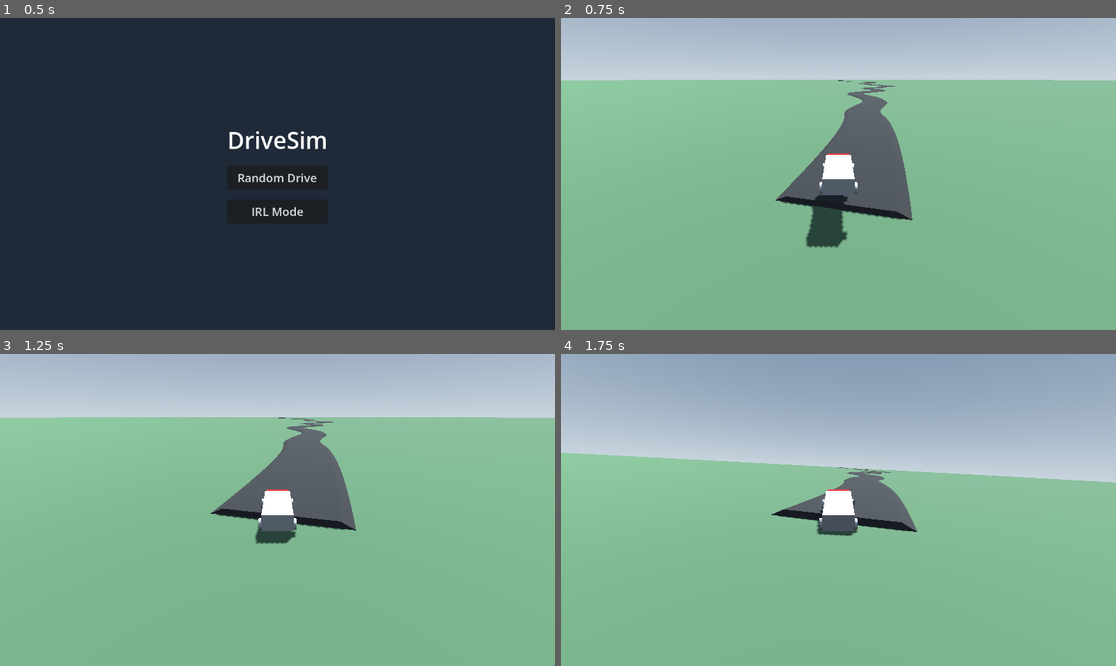
Above: before the commit, frames 1-4 (two rows, left to right).
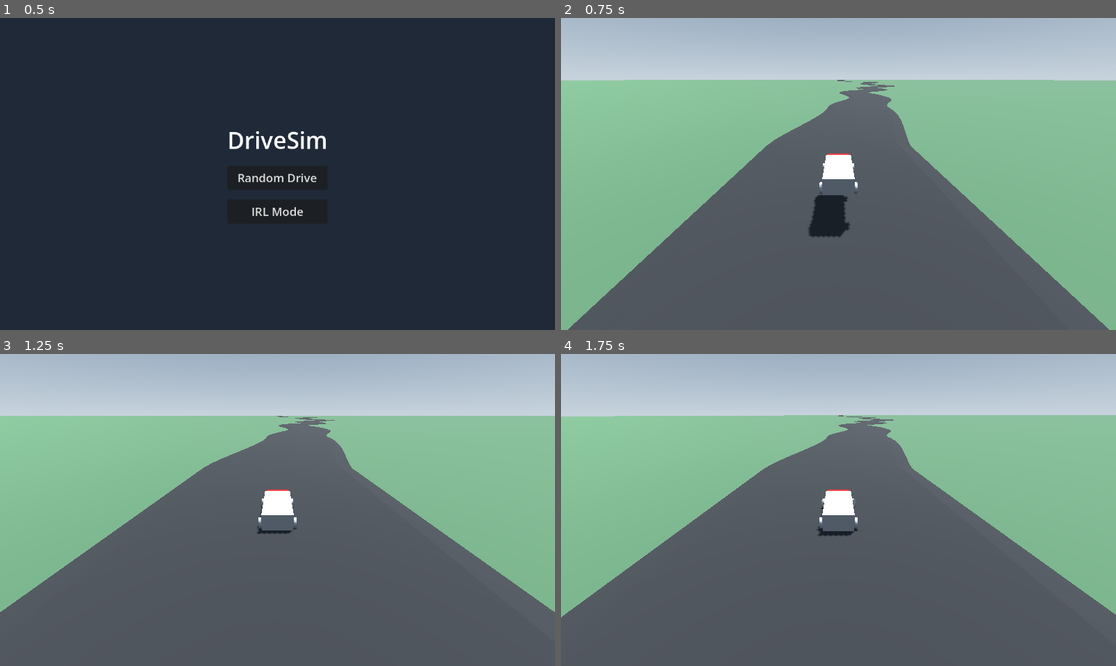
Above: after the commit, the same moments.

Repository: H3AD5H0TPlay/driveSim
Game: Godot game, scene res://scenes/UI/MainMenu.tscn
Same seed, same stepped clock (60 frames per second), same inputs: the game is played once before the commit and once after it.
Inputs:
- Up to frame 1 (0.5 s): no input
- Up to frame 2 (0.75 s): click "Random Drive" at 0.5 s
- Up to frame 3 (1.25 s): no input
- Up to frame 4 (1.75 s): tap Enter (ui_accept) at 1.25, 1.52 s; hold Right (ui_right) from 1.28 s (still down)

Frame 1 is identical in both runs. In frame 2, 34% of the frame differs, in the area x 1-99%, y 19-100%; in frame 3, 45%; in frame 4, 75%, in the area x 0-100%, y 0-100%.

Commit message:
Fix road spawning: start behind vehicle and widen the road

Diff:
--- a/scenes/World/RandomDrive.gd
+++ b/scenes/World/RandomDrive.gd
@@ -10,8 +10,11 @@
 	path.curve = curve
 	add_child(path)
 
-	var current_pos = Vector3(0, 0, 0)
-	curve.add_point(current_pos)
+	var current_pos = Vector3(0, 0, 15)
+	curve.add_point(current_pos, Vector3(0,0,5), Vector3(0,0,-5))
+
+	current_pos = Vector3(0, 0, -15)
+	curve.add_point(current_pos, Vector3(0,0,5), Vector3(0,0,-5))
 
 	# Generálunk 100 szegmensnyi utat
 	for i in range(1, 100):
@@ -30,12 +33,12 @@
 	road_mesh.path_interval_type = CSGPolygon3D.PATH_INTERVAL_DISTANCE
 	road_mesh.path_interval = 2.0
 
-	# Út profilja (egy 8 méter széles, 0.5 magas domború forma)
+	# Szélesebb út (16 méter) a biztonságosabb kezdéshez
 	var profile = PackedVector2Array()
-	profile.push_back(Vector2(-5, -0.5)) # Bal alsó perem
-	profile.push_back(Vector2(-4, 0))    # Bal felső perem
-	profile.push_back(Vector2(4, 0))     # Jobb felső perem
-	profile.push_back(Vector2(5, -0.5))  # Jobb alsó perem
+	profile.push_back(Vector2(-10, -0.5))
+	profile.push_back(Vector2(-8, 0))
+	profile.push_back(Vector2(8, 0))
+	profile.push_back(Vector2(10, -0.5))
 	road_mesh.polygon = profile
 	road_mesh.use_collision = true
 
Not shown: 1 places in scenes/World/RandomDrive.tscn that only renumber resources
